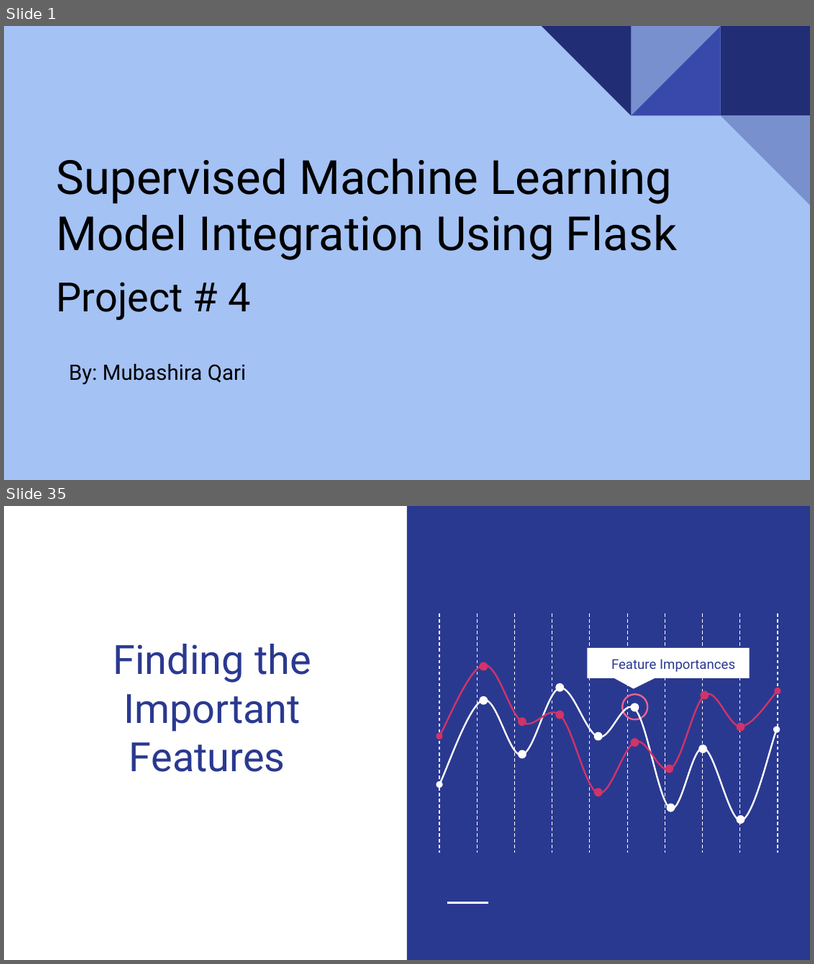
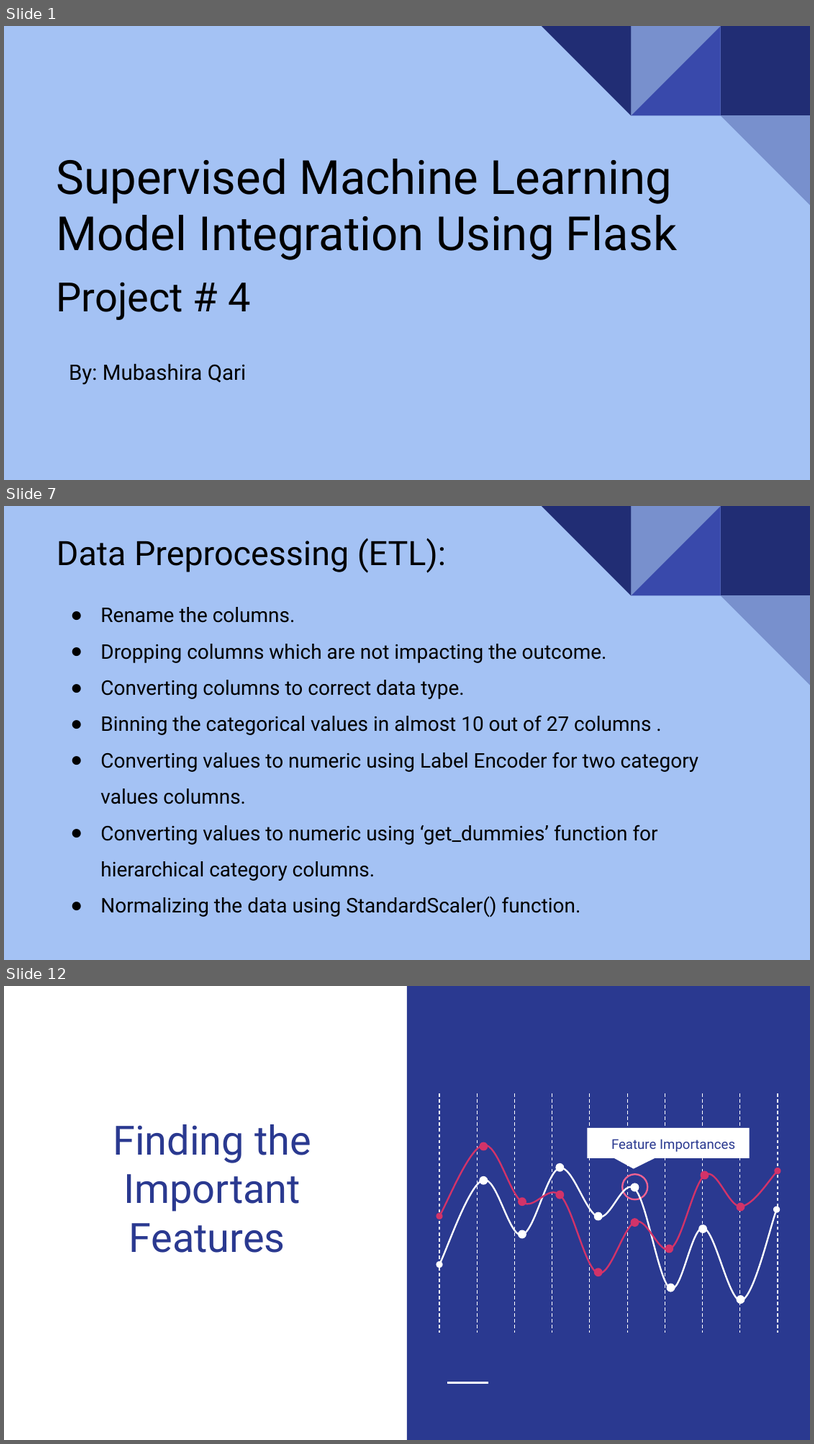
Before and after one commit to uzmabb182/Heroku-outcome-prediction, a slide deck: static/presentation/final_project_presentation_slides.pptx. Shown one above the other, each under a label of ours: slides 1 and 35 before the commit, slides 1, 7 and 12 after it; the slides between them are not shown. The pictures are 814x964 and 814x1444 pixels, drawn with LibreOffice and Linux fonts; fonts in the diff are those of the drawing. Boxes give left, top, right and bottom in pixels: in the first picture for what was removed or moved away, otherwise in the second. Text is boxed around its words. In the diff, an @@ line names an element or a change of style, - is before the commit and + after.

```diff
--- a/static/presentation/final_project_presentation_slides.pptx
+++ b/static/presentation/final_project_presentation_slides.pptx
@@ slide 7 added at [4, 506, 810, 960], background #A4C2F4; not listed: 5 template elements that a slide beside it also shows @@
@@ title added at [57, 538, 446, 573], 30 pt, text #000000 @@
+Data Preprocessing (ETL):
@@ text added at [100, 607, 699, 917], 18 pt, text #000000 @@
+● Rename the columns.
+● Dropping columns which are not impacting the outcome.
+● Converting columns to correct data type.
+● Binning the categorical values in almost 10 out of 27 columns .
+● Converting values to numeric using Label Encoder for two category values columns.
+● Converting values to numeric using ‘get_dummies’ function for hierarchical category columns.
+● Normalizing the data using StandardScaler() function.
@@ what was slide 35 is now slide 12 @@
```
Also in this commit, not shown: 4 slides changed, 8 other slides added, 33 slides removed, 1 other file.
